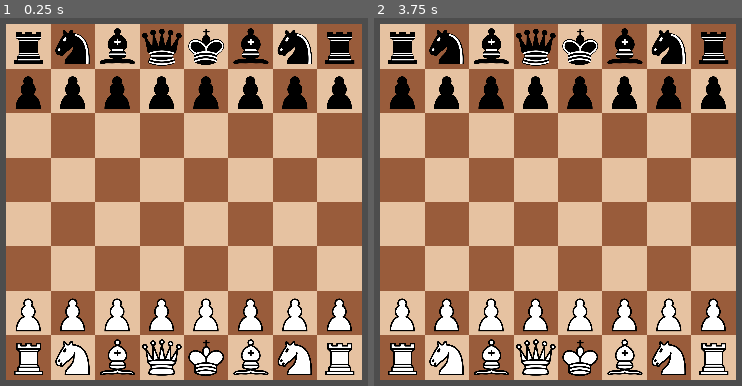
Above: before the commit, frames 1-2 (left to right).
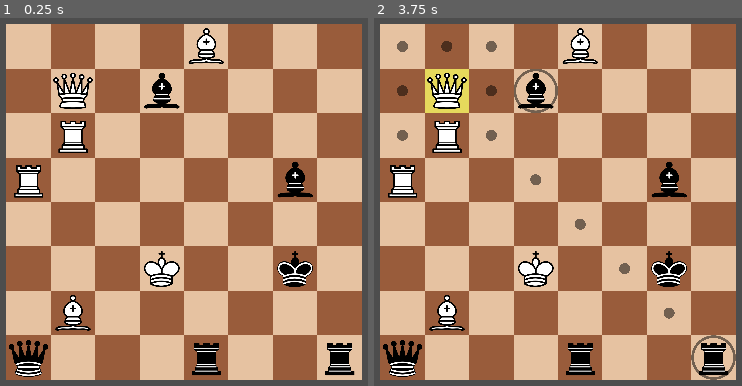
Above: after the commit, the same moments.

Repository: Fitzpatrick090976/2d-Chess-v3
Game: Godot game, scene res://Scenes/game.tscn
The game is run twice, just before and just after one commit, with the same random seed, the same clock (stepped at 60 frames per second) and the same inputs. Before the commit the project has no main scene; this scene is started directly in both runs.
Inputs (mouse positions are in pixels of both pictures, inside the frame that each line leads up to):
- Up to frame 1 (0.25 s): no input
- Up to frame 2 (3.75 s): tap Enter at 0.5, 2, 3.5 s; move the mouse to (517, 290) at 0.52 s; press the mouse at (517, 290) at 0.53 s; tap Space at 1.25, 2.75 s; move the mouse to (outside the picture) at 1.27 s; release the mouse at (outside the picture) at 1.28 s; click (outside the picture) at 1.35 s; move the mouse to (outside the picture) at 2.02 s; press the mouse at (outside the picture) at 2.03 s; move the mouse to (598, 202) at 2.77 s; release the mouse at (598, 202) at 2.78 s; click (598, 202) at 2.85 s; move the mouse to (436, 87) at 3.52 s; press the mouse at (436, 87) at 3.53 s

The runs differ from the first frame. In frame 1, 17% of the frame differs, in the area x 2-97%, y 2-98%; in frame 2, 19%, in the area x 2-99%, y 2-99%.
Error before the commit: Trying to assign an array of type "Array" to a variable of type "Array[int]". (res://Scripts/board.gd:214)

Commit message:
Piece User Input Interaction

Diff:
--- /dev/null
+++ b/Scenes/black.tscn
@@ -0,0 +1,6 @@
+[gd_scene load_steps=2 format=3 uid="uid://bvpe8pjgn5fcy"]
+
+[ext_resource type="Script" path="res://Scripts/black.gd" id="1_lex3i"]
+
+[node name="Black" type="Node"]
+script = ExtResource("1_lex3i")
--- a/Scenes/game.tscn
+++ b/Scenes/game.tscn
@@ -1,10 +1,13 @@
-[gd_scene load_steps=2 format=3 uid="uid://c1yf1piexpte3"]
+[gd_scene load_steps=3 format=3 uid="uid://c1yf1piexpte3"]
 
 [ext_resource type="PackedScene" uid="uid://cc64by1vkhh2w" path="res://Scenes/board.tscn" id="1_bx6lc"]
+[ext_resource type="PackedScene" uid="uid://bvpe8pjgn5fcy" path="res://Scenes/black.tscn" id="2_1ssx0"]
 
 [node name="Game" type="Node"]
 
 [node name="Camera2D" type="Camera2D" parent="."]
 
 [node name="Board" parent="." instance=ExtResource("1_bx6lc")]
-board_piece_setup = "rnbqkbnr/pppppppp/8/8/8/8/PPPPPPPP/RNBQKBNR"
+board_piece_setup = "4B3/1Q1b4/1R6/R5b1/8/3K2k1/1B6/q3r2r"
+
+[node name="Black" parent="." instance=ExtResource("2_1ssx0")]
--- a/Scenes/piece.tscn
+++ b/Scenes/piece.tscn
@@ -1,13 +1,22 @@
-[gd_scene load_steps=3 format=3 uid="uid://c888q6ek2vt8u"]
+[gd_scene load_steps=4 format=3 uid="uid://c888q6ek2vt8u"]
 
 [ext_resource type="Script" path="res://Scripts/piece.gd" id="1_caynk"]
 [ext_resource type="SpriteFrames" uid="uid://bqjlydt33qrp7" path="res://Resources/PieceSprites.tres" id="2_jillk"]
 
-[node name="Piece" type="Node2D" node_paths=PackedStringArray("sprite")]
+[sub_resource type="CircleShape2D" id="CircleShape2D_6ieam"]
+radius = 32.0
+
+[node name="Piece" type="Node2D" node_paths=PackedStringArray("sprite", "collision_area")]
 script = ExtResource("1_caynk")
 sprite = NodePath("Sprite")
+collision_area = NodePath("CollisionArea")
 
 [node name="Sprite" type="AnimatedSprite2D" parent="."]
 scale = Vector2(0.2, 0.2)
 sprite_frames = ExtResource("2_jillk")
 animation = &"black_pieces"
+
+[node name="CollisionArea" type="Area2D" parent="."]
+
+[node name="CollisionShape2D" type="CollisionShape2D" parent="CollisionArea"]
+shape = SubResource("CircleShape2D_6ieam")
--- a/Scenes/tile.tscn
+++ b/Scenes/tile.tscn
@@ -1,8 +1,10 @@
-[gd_scene load_steps=2 format=3 uid="uid://busi15fpf2m6o"]
+[gd_scene load_steps=4 format=3 uid="uid://busi15fpf2m6o"]
 
 [ext_resource type="Script" path="res://Scripts/tile.gd" id="1_nt510"]
+[ext_resource type="Texture2D" uid="uid://bkc3hv0j00wqg" path="res://Art/move_indicator.png" id="2_f3p5r"]
+[ext_resource type="Texture2D" uid="uid://bh8rlkllkrtql" path="res://Art/capture_indicator.png" id="3_mkdav"]
 
-[node name="Tile" type="ColorRect"]
+[node name="Tile" type="ColorRect" node_paths=PackedStringArray("move_indicator", "capture_indicator")]
 custom_minimum_size = Vector2(64, 64)
 anchors_preset = 8
 anchor_left = 0.5
@@ -15,4 +17,23 @@
 offset_bottom = 32.0
 grow_horizontal = 2
 grow_vertical = 2
+mouse_filter = 1
 script = ExtResource("1_nt510")
+move_indicator = NodePath("MoveIndicator")
+capture_indicator = NodePath("CaptureIndicator")
+
+[node name="MoveIndicator" type="Sprite2D" parent="."]
+visible = false
+modulate = Color(1, 1, 1, 0.501961)
+z_index = 100
+position = Vector2(32, 32)
+scale = Vector2(0.031, 0.031)
+texture = ExtResource("2_f3p5r")
+
+[node name="CaptureIndicator" type="Sprite2D" parent="."]
+visible = false
+modulate = Color(1, 1, 1, 0.501961)
+z_index = 100
+position = Vector2(32, 32)
+scale = Vector2(0.125, 0.125)
+texture = ExtResource("3_mkdav")
--- a/Scripts/Globals/signal_bus.gd
+++ b/Scripts/Globals/signal_bus.gd
@@ -5,3 +5,9 @@
 signal enable_white_control(enable: bool)
 
 signal black_move()
+
+signal move_piece(piece_src_tile: Tile, piece_dest_tile: Tile)
+
+signal enable_highlight_tile(enable: bool, tile_index: int)
+
+signal enable_tile_indicators(enable: bool, tiles: Array[Tile])
--- /dev/null
+++ b/Scripts/black.gd
@@ -0,0 +1,12 @@
+extends Node
+
+@export var board: Board
+
+func _ready() -> void:
+
+	SignalBus.black_move.connect(_on_black_move)
+
+func _on_black_move():
+
+	pass
+	# Produce a valid source & destination
--- a/Scripts/board.gd
+++ b/Scripts/board.gd
@@ -1,4 +1,6 @@
 extends GridContainer
+
+class_name Board
 
 const BOARD_TILE_COUNT: int = 64
 const BOARD_TILE_PIECE_OFFSET: Vector2 = Vector2(32, 32)
@@ -10,6 +12,9 @@
 func _ready() -> void:
 
 	SignalBus.start_turn.connect(_on_start_turn)
+	SignalBus.move_piece.connect(_on_move_piece)
+	SignalBus.enable_highlight_tile.connect(_on_enable_highlight_tile)
+	SignalBus.enable_tile_indicators.connect(_on_enable_tile_indicators)
 
 	var board_parsed_result: Array[Tile] = parse_board_piece_setup()
 
@@ -37,18 +42,30 @@
 		SignalBus.enable_white_control.emit(false)
 		SignalBus.black_move.emit()
 
+	for tile: Tile in get_children():
+
+		var piece: Piece = tile.tile_piece
+		if piece.piece_exist:
+			for move: Tile in piece.piece_legal_moves:
+
+				print(move.tile_index, "\n")
+
 func delete_board_tile_piece_sprites():
 
 	for board_tile: Tile in get_children():
-		for board_tile_piece: Piece in board_tile.get_children():
+		for board_tile_piece in board_tile.get_children():
+			if board_tile_piece is not Piece:
+				continue
+
 			board_tile_piece.queue_free()
 
 func instance_board_tile_piece_sprites():
 
 	for board_tile: Tile in get_children():
 		var board_tile_piece: Piece = board_tile.tile_piece
-		add_child(board_tile_piece)
+		board_tile.add_child(board_tile_piece)
 		board_tile_piece.set_piece_sprite()
+		board_tile_piece.set_collision_area()
 		board_tile_piece.global_position = board_tile.get_global_rect().position + BOARD_TILE_PIECE_OFFSET
 
 func calculate_board_tile_piece_legal_moves(colour: EnumBus.Colour):
@@ -119,9 +136,9 @@
 		# For each available direction, determine moves
 		for dir: EnumBus.Dir in piece_dirs:
 
-			generate_legal_moves_for_direction(repeat, dir, board_tile.tile_index, board_tile_piece.piece_type, colour)
-
-func generate_legal_moves_for_direction(repeat: bool, dir: EnumBus.Dir, src_tile_index: int, type: EnumBus.Type, colour: EnumBus.Colour):
+			generate_legal_moves_for_direction(repeat, dir, board_tile.tile_index, board_tile_piece.piece_type, colour, board_tile_piece)
+
+func generate_legal_moves_for_direction(repeat: bool, dir: EnumBus.Dir, src_tile_index: int, type: EnumBus.Type, colour: EnumBus.Colour, piece: Piece):
 
 	# Check if we're standing on edge tile
 	if check_if_on_edge_tile(src_tile_index, type) == true:
@@ -148,16 +165,16 @@
 			return
 		elif other_piece.piece_colour != colour:
 			# You may move here & capture the piece -- end of this direction, stop searching
-			dest_tile.tile_piece.piece_legal_moves.append(dest_tile)
+			piece.piece_legal_moves.append(dest_tile)
 			return
 
 	elif dest_tile.tile_piece.piece_exist == false:
 		# You may move here, as the space is empty
-		dest_tile.tile_piece.piece_legal_moves.append(dest_tile)
+		piece.piece_legal_moves.append(dest_tile)
 
 	# Check if piece is "repeat", i.e. should we continue searching
 	if repeat:
-		generate_legal_moves_for_direction(repeat, dir, dest_tile_index, type, colour)
+		generate_legal_moves_for_direction(repeat, dir, dest_tile_index, type, colour, piece)
 	elif not repeat:
 		return
 
@@ -208,10 +225,11 @@
 		]
 
 		# "What range are we in?"
-		var my_range: Array[int]
+		var my_range: Array
 		for normal_edge_tiles_range in normal_edge_tiles:
 			if src_tile_index in normal_edge_tiles_range:
 				my_range = normal_edge_tiles_range
+				break
 
 		# We can now determine with range if direction is forbidden
 		var normal_edge_tiles_forbidden_dirs: Dictionary = {
@@ -243,11 +261,11 @@
 				EnumBus.Dir.NorthWest, EnumBus.Dir.NorthEast
 			],
 			str(range(7, 64, 8)): [ # Right column
+				EnumBus.Dir.East,
+				EnumBus.Dir.NorthEast, EnumBus.Dir.SouthEast
+			],
+			str(range(57, 63)): [ # Bottom row
 				EnumBus.Dir.South,
-				EnumBus.Dir.NorthEast, EnumBus.Dir.SouthEast
-			],
-			str(range(57, 63)): [ # Bottom row
-				EnumBus.Dir.East,
 				EnumBus.Dir.SouthEast, EnumBus.Dir.SouthWest
 			],
 			str(range(0, 57, 8)): [ # Left column
@@ -353,3 +371,32 @@
 			board_tile_dark = true
 
 	return board_parsed_result
+
+# Piece Movement
+
+func _on_move_piece(piece_src_tile: Tile, piece_dest_tile: Tile):
+
+	pass
+
+# Board Tile Visual Management
+
+	# Highlight Tile
+
+func _on_enable_highlight_tile(enable: bool, tile_index: int):
+
+	var board_matrix: Array = get_children()
+	var board_tile_target: Tile = board_matrix[tile_index]
+
+	if enable:
+		board_tile_target.set_tile_highlight_colour()
+
+	elif not enable:
+		board_tile_target.set_tile_default_colour()
+
+	# Display Indicator
+
+func _on_enable_tile_indicators(enable: bool, tiles: Array[Tile]):
+
+	for tile: Tile in tiles:
+
+		tile.display_tile_indicators(enable)
--- a/Scripts/piece.gd
+++ b/Scripts/piece.gd
@@ -24,3 +24,59 @@
 		sprite.animation = "black_pieces"
 
 	sprite.frame = piece_type
+
+# Piece User Input Interaction
+
+	# Cursor Collision
+
+@export var collision_area: Area2D
+
+var cursor_colliding: bool = false
+#var piece_draggable: bool = false
+
+func set_collision_area() -> void:
+
+	if not piece_exist:
+		return
+
+	collision_area.mouse_entered.connect(_on_mouse_entered)
+	collision_area.mouse_exited.connect(_on_mouse_exited)
+
+func _on_mouse_entered():
+
+	cursor_colliding = true
+
+func _on_mouse_exited():
+
+	cursor_colliding = false
+
+	# Input Reaction
+
+func _input(event: InputEvent) -> void:
+
+	if event is InputEventMouseMotion:
+		return
+
+	if not piece_exist:
+		return
+
+	if not cursor_colliding:
+		return
+
+	if piece_colour != EnumBus.Colour.White:
+		return
+
+	# We know that this is a piece that we own
+	if event.is_action_pressed("left_click"):
+
+		# Highlight the tile upon which I'm standing
+		SignalBus.enable_highlight_tile.emit(true, piece_tile_index)
+
+		# Enable "move indicators"
+		SignalBus.enable_tile_indicators.emit(true, piece_legal_moves)
+
+	elif event.is_action_released("left_click"):
+
+		# Disable highlight & indicators
+		SignalBus.enable_highlight_tile.emit(false, piece_tile_index)
+		SignalBus.enable_tile_indicators.emit(false, piece_legal_moves)
--- a/Scripts/tile.gd
+++ b/Scripts/tile.gd
@@ -26,3 +26,15 @@
 		color = TILE_COLOUR_HIGHLIGHT_DARK
 	else:
 		color = TILE_COLOUR_HIGHLIGHT_LIGHT
+
+	# Display Indicator
+
+@export var move_indicator: Sprite2D
+@export var capture_indicator: Sprite2D
+
+func display_tile_indicators(enable: bool):
+
+	if tile_piece.piece_exist:
+		capture_indicator.visible = enable
+	elif not tile_piece.piece_exist:
+		move_indicator.visible = enable
--- a/project.godot
+++ b/project.godot
@@ -11,6 +11,7 @@
 [application]
 
 config/name="2d Chess v3"
+run/main_scene="res://Scenes/game.tscn"
 config/features=PackedStringArray("4.3", "Forward Plus")
 
 [autoload]
@@ -21,3 +22,11 @@
 [display]
 
 window/stretch/mode="canvas_items"
+
+[input]
+
+left_click={
+"deadzone": 0.5,
+"events": [Object(InputEventMouseButton,"resource_local_to_scene":false,"resource_name":"","device":-1,"window_id":0,"alt_pressed":false,"shift_pressed":false,"ctrl_pressed":false,"meta_pressed":false,"button_mask":1,"position":Vector2(749, 15),"global_position":Vector2(768, 106),"factor":1.0,"button_index":1,"canceled":false,"pressed":true,"double_click":false,"script":null)
+]
+}
